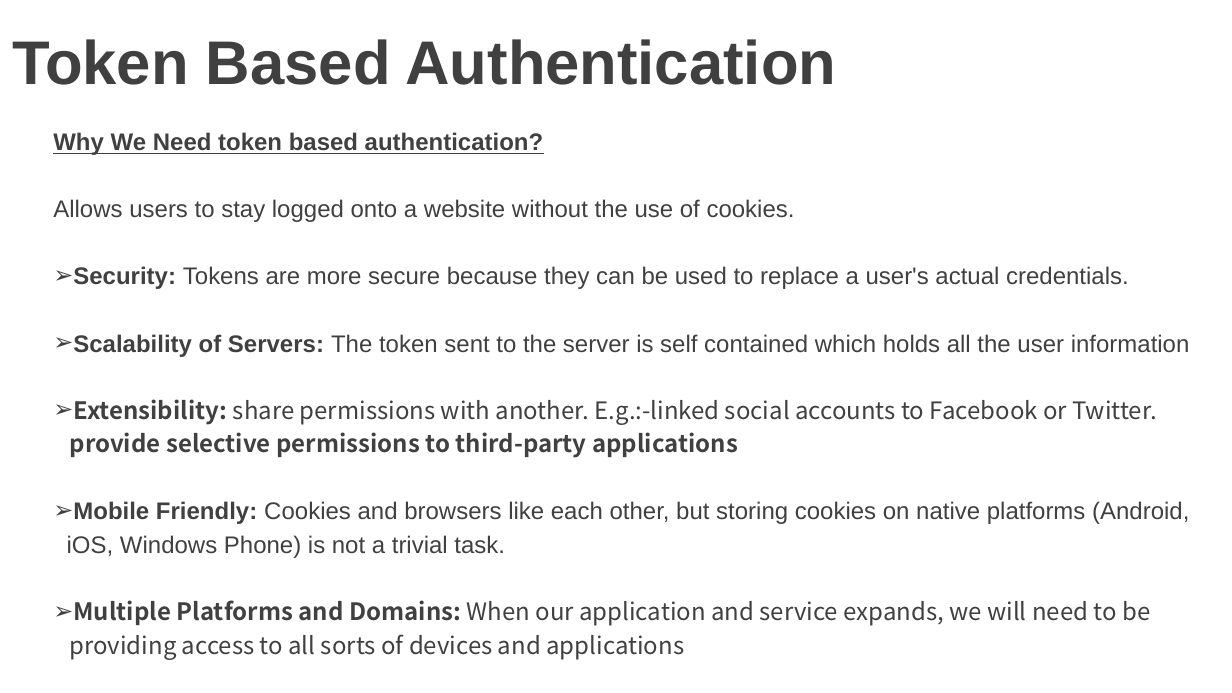
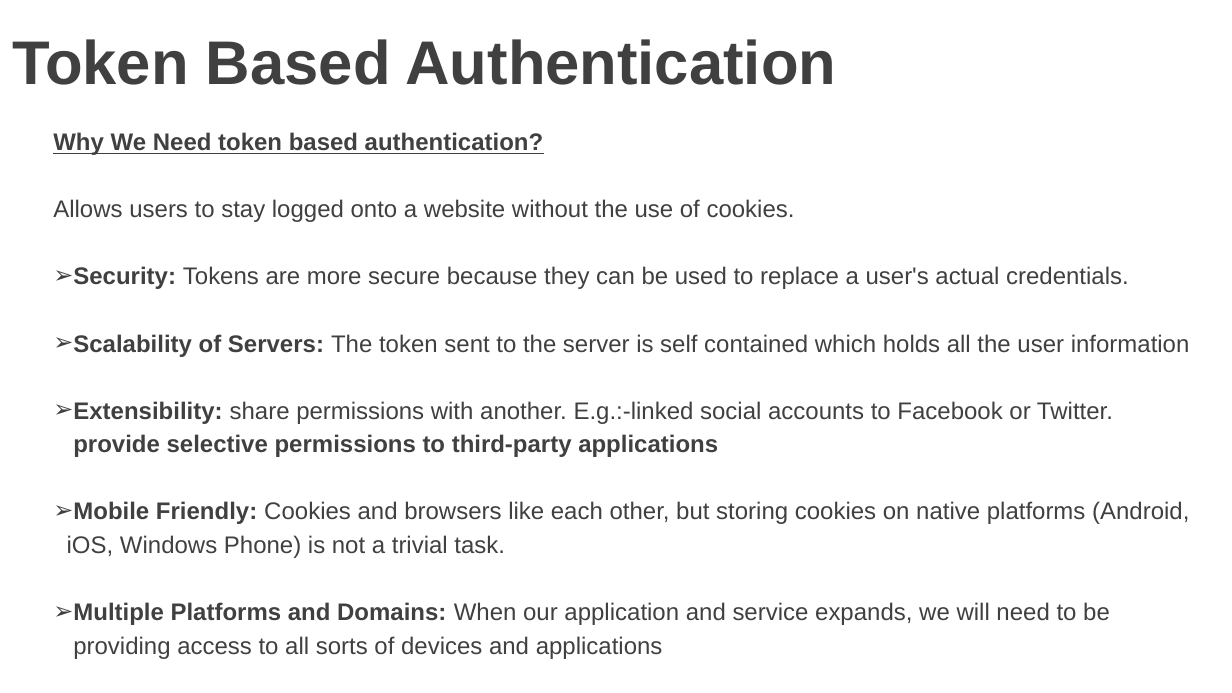
Before and after one commit to vgyureka/DotNetBig, a slide deck: slide 22 of webapiSecurity.pptx (slide 19 before the commit). Drawn at 1232x693 pixels with LibreOffice and Linux fonts; fonts in the diff are those of the drawing; background and template pictures are left out. Boxes give left, top, right and bottom in pixels: in the first picture for what was removed or moved away, otherwise in the second. Text is boxed around its words. In the diff, an @@ line names an element or a change of style, - is before the commit and + after.

```diff
--- a/webapiSecurity.pptx
+++ b/webapiSecurity.pptx
@@ text at [73,401,1113,659]: font Noto Sans CJK KR to Arial in "Extensibility: share permissions with another. E.g.:-linked  ...", "provide selective permissions to third-party applications", "Multiple Platforms and Domains: When our application ...", "providing access to all sorts of devices ..." @@
```
Also in this commit, not shown: 4 other slides changed, 11 slides added.
